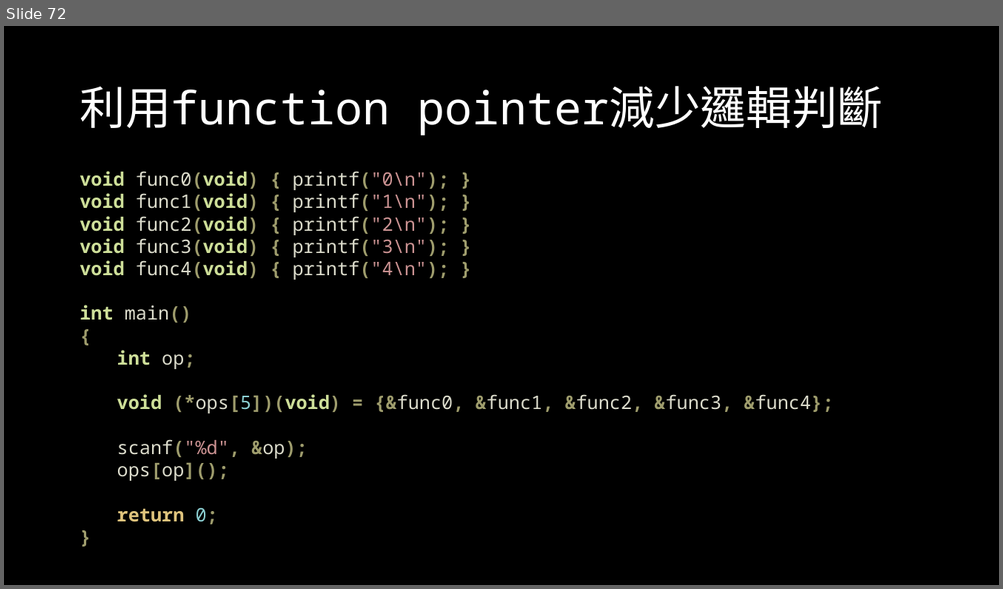
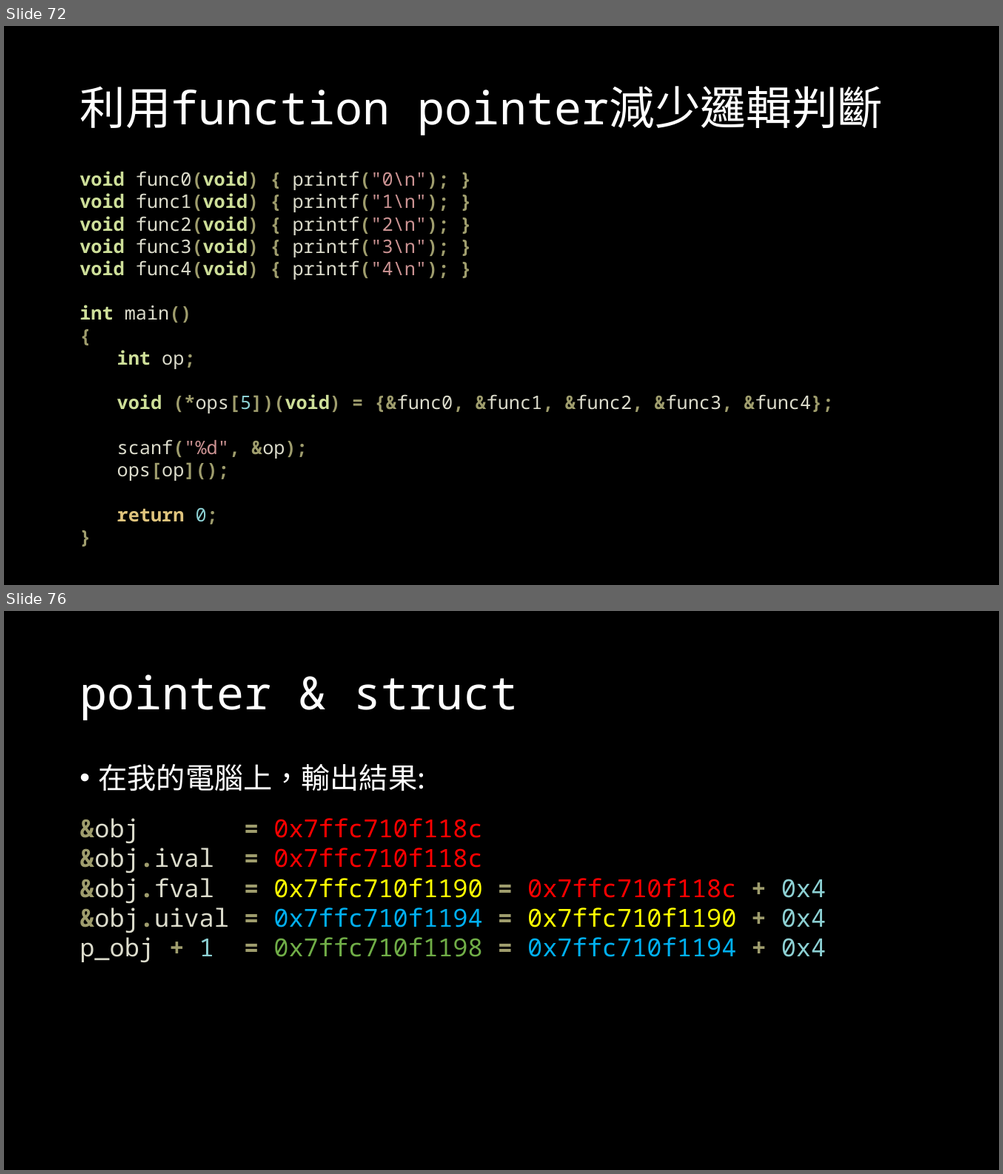
Before and after one commit to OEmiliatanO/those_c_prog_didnt_teach, a slide deck: Ch2/Ch2-pointer & array.pptx. Shown one above the other, each under a label of ours: slide 72 before the commit, slides 72 and 76 after it; the slides between them are not shown. The pictures are 1003x589 and 1003x1174 pixels, drawn with LibreOffice and Linux fonts; fonts in the diff are those of the drawing. Boxes give left, top, right and bottom in pixels: in the first picture for what was removed or moved away, otherwise in the second. Text is boxed around its words. In the diff, an @@ line names an element or a change of style, - is before the commit and + after.

```diff
--- a/Ch2/Ch2-pointer & array.pptx
+++ b/Ch2/Ch2-pointer & array.pptx
@@ slide 76 added at [4, 611, 999, 1170], background #000000 @@
@@ title added at [79, 675, 518, 721], 44 pt, text #FFFFFF @@
+pointer & struct
@@ text added at [99, 764, 425, 792], 28 pt, text #FFFFFF @@
+• 在我的電腦上，輸出結果:
@@ text added at [79, 818, 826, 963], 24 pt, text #FF0000 @@
+&obj = 0x7ffc710f118c
+&obj.ival = 0x7ffc710f118c
+&obj.fval = 0x7ffc710f1190 = 0x7ffc710f118c + 0x4
+&obj.uival = 0x7ffc710f1194 = 0x7ffc710f1190 + 0x4
+p_obj + 1 = 0x7ffc710f1198 = 0x7ffc710f1194 + 0x4
```
Also in this commit, not shown: 6 slides changed, 17 other slides added.
